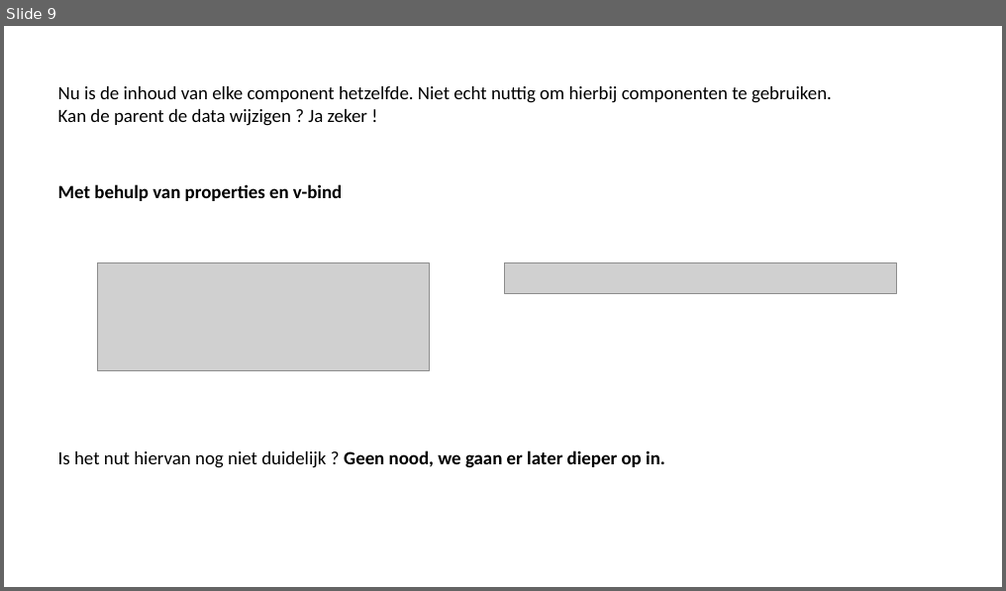
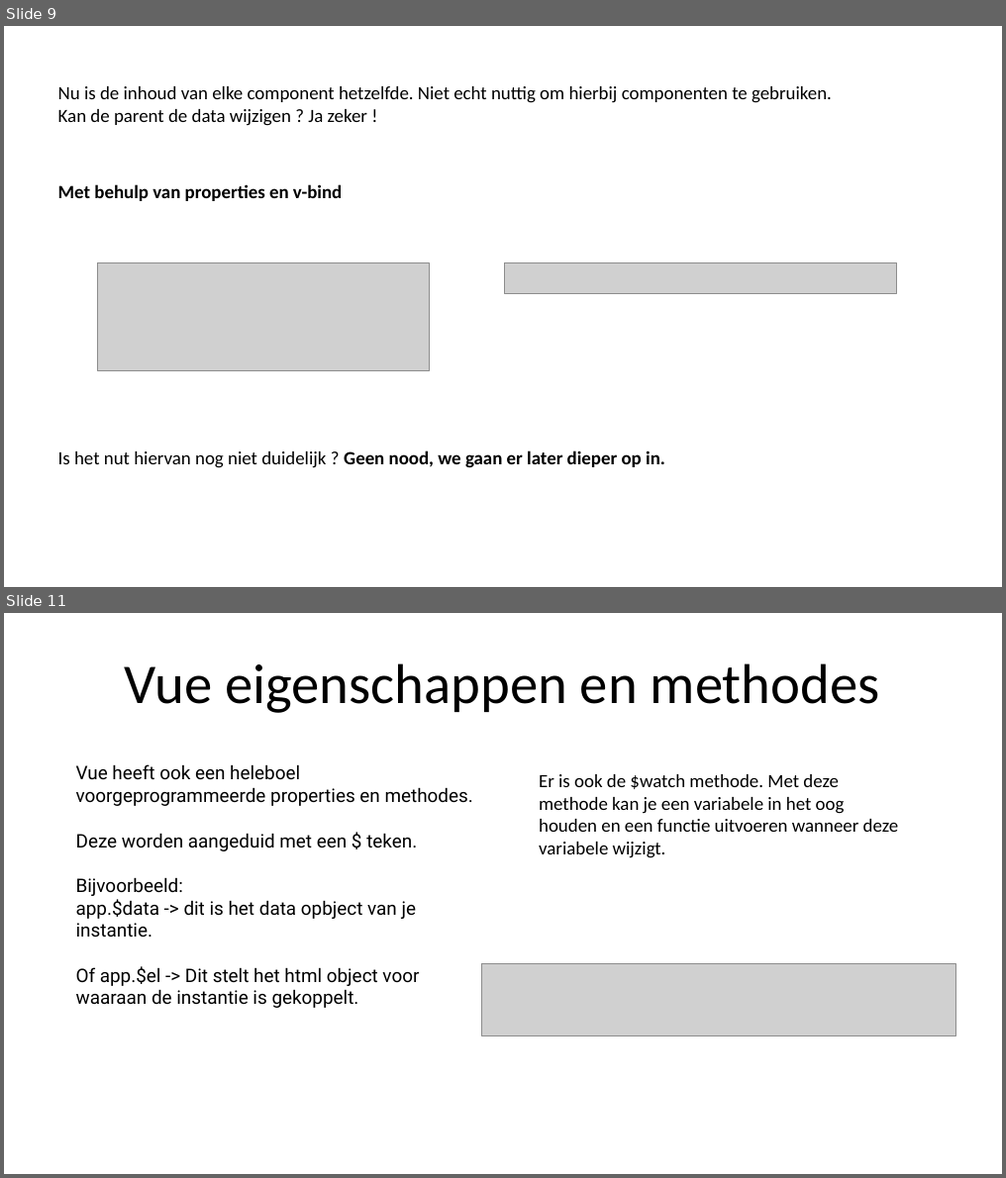
Before and after one commit to sepperenty/web-research-3, a slide deck: newTech/slideshow.pptx. Shown one above the other, each under a label of ours: slide 9 before the commit, slides 9 and 11 after it; the slides between them are not shown. The pictures are 1006x591 and 1006x1178 pixels, drawn with LibreOffice and Linux fonts; fonts in the diff are those of the drawing; grey boxes stand for pictures. Boxes give left, top, right and bottom in pixels: in the first picture for what was removed or moved away, otherwise in the second. Text is boxed around its words. In the diff, an @@ line names an element or a change of style, - is before the commit and + after.

```diff
--- a/newTech/slideshow.pptx
+++ b/newTech/slideshow.pptx
@@ slide 11 added at [4,613,1002,1174], background #FFFFFF @@
@@ text added at [125,663,880,713], 54 pt, text #000000 @@
+Vue eigenschappen en methodes
@@ text added at [76,764,473,1008], 18 pt, text #000000 @@
+Vue heeft ook een heleboel voorgeprogrammeerde properties en methodes.
+Deze worden aangeduid met een $ teken.
+Bijvoorbeeld:
+app.$data -> dit is het data opbject van je instantie.
+Of app.$el -> Dit stelt het html object voor waaraan de instantie is gekoppelt.
@@ text added at [539,774,899,859], 18 pt, text #000000 @@
+Er is ook de $watch methode. Met deze methode kan je een variabele in het oog houden en een functie uitvoeren wanneer deze variabele wijzigt.
@@ picture added at [481,964,955,1036] @@
```
Also in this commit, not shown: 1 slide changed, 3 other slides added, 2 other files.
